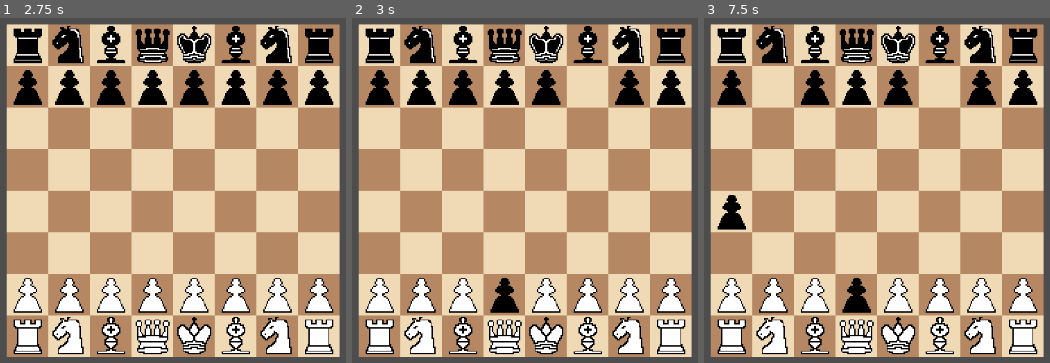
Above: before the commit, frames 1-3 (left to right).
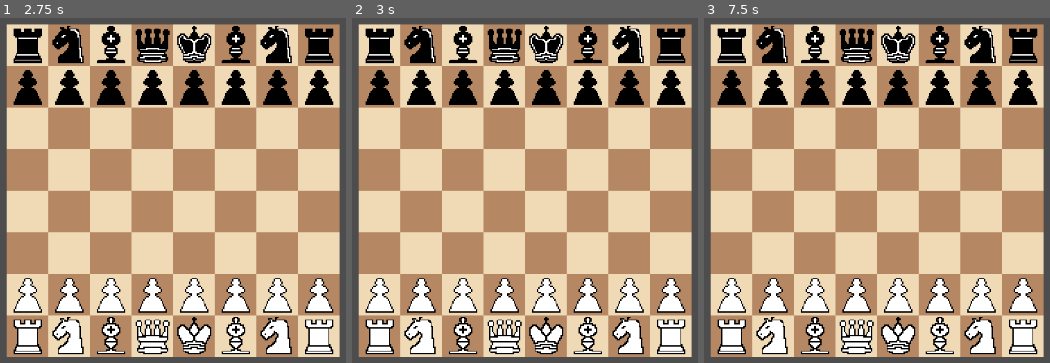
Above: after the commit, the same moments.

Repository: cl0udydev/chess-android
Game: Godot game, scene res://scenes/test.tscn
Two runs of this game, one before a commit and one after it. Both use one fixed random seed, a clock stepped at 60 frames per second and the inputs below.
Inputs (mouse positions are in pixels of both pictures, inside the frame that each line leads up to):
- Up to frame 1 (2.75 s): tap Enter at 0.5, 2 s; move the mouse to (outside the picture) at 0.52 s; click (outside the picture) at 0.67 s; tap Space at 1.25 s; move the mouse to (13, 207) at 1.27 s; click (13, 207) at 1.42 s; move the mouse to (256, 87) at 2.02 s; click (256, 87) at 2.17 s
- Up to frame 2 (3 s): tap Space at 2.75 s; move the mouse to (486, 273) at 2.77 s; click (486, 273) at 2.92 s
- Up to frame 3 (7.5 s): tap Enter at 3.5 s; move the mouse to (outside the picture) at 3.52 s; click (outside the picture) at 3.67 s; tap Space at 4.25 s; move the mouse to (outside the picture) at 4.27 s; click (outside the picture) at 4.42 s; move the mouse to (918, 183) at 5.02 s; click (918, 183) at 5.17 s; move the mouse to (759, 73) at 5.77 s; click (759, 73) at 5.92 s; move the mouse to (outside the picture) at 6.52 s; click (outside the picture) at 6.67 s; move the mouse to (717, 207) at 7.27 s; click (717, 207) at 7.42 s

Frame 1 is identical in both runs. In frame 2, 0.9% of the frame differs, in the area x 40-73%, y 15-86%; in frame 3, 2.0%, in the area x 3-73%, y 15-86%.

Commit message:
all the pieces now move according to their own rules

Diff:
--- a/icon.svg
+++ /dev/null
@@ -1 +0,0 @@
-<svg xmlns="http://www.w3.org/2000/svg" width="128" height="128"><rect width="124" height="124" x="2" y="2" fill="#363d52" stroke="#212532" stroke-width="4" rx="14"/><g fill="#fff" transform="translate(12.322 12.322)scale(.101)"><path d="M105 673v33q407 354 814 0v-33z"/><path fill="#478cbf" d="m105 673 152 14q12 1 15 14l4 67 132 10 8-61q2-11 15-15h162q13 4 15 15l8 61 132-10 4-67q3-13 15-14l152-14V427q30-39 56-81-35-59-83-108-43 20-82 47-40-37-88-64 7-51 8-102-59-28-123-42-26 43-46 89-49-7-98 0-20-46-46-89-64 14-123 42 1 51 8 102-48 27-88 64-39-27-82-47-48 49-83 108 26 42 56 81zm0 33v39c0 276 813 276 814 0v-39l-134 12-5 69q-2 10-14 13l-162 11q-12 0-16-11l-10-65H446l-10 65q-4 11-16 11l-162-11q-12-3-14-13l-5-69z"/><path d="M483 600c0 34 58 34 58 0v-86c0-34-58-34-58 0z"/><circle cx="725" cy="526" r="90"/><circle cx="299" cy="526" r="90"/></g><g fill="#414042" transform="translate(12.322 12.322)scale(.101)"><circle cx="307" cy="532" r="60"/><circle cx="717" cy="532" r="60"/></g></svg>
--- a/project.godot
+++ b/project.godot
@@ -13,7 +13,7 @@
 config/name="chess"
 run/main_scene="uid://dt48rs7036jrm"
 config/features=PackedStringArray("4.6", "Mobile")
-config/icon="res://icon.svg"
+config/icon="uid://fbhtj1sfpjd8"
 
 [global_group]
 
--- a/scripts/chess_board.gd
+++ b/scripts/chess_board.gd
@@ -20,6 +20,20 @@
 
 # global alert signal. Sent every time a piece is shifted from one grid cell to another. Allows the view layer to update and clear corresponding visual nodes.
 signal piece_moved(from_row: int, from_col: int, to_row: int, to_col: int)
+
+# chief referee method. It screens out identity moves, absent source data, friendly fire, and evaluates combined structural geometric patterns to determine basic movement legality for any selected piece.
+func is_move_valid(from_row: int, from_col: int, to_row: int, to_col: int) -> bool:
+	if from_row == to_row and from_col == to_col:
+		return false
+	var piece = get_piece_at(from_row, from_col)
+	if piece == null:
+		return false
+	var target_piece = get_piece_at(to_row, to_col)
+	if target_piece != null and target_piece.color == piece.color:
+		return false
+
+	return piece.is_geometry_valid(from_row, from_col, to_row, to_col)
+
 
 # processes the logical displacement of a piece inside the matrix. It extracts the resource data, frees the initial cell, re-assigns the target cell, and fires the movement signal.
 func move_piece(from_row: int, from_col: int, to_row: int, to_col: int) -> void:
--- a/scripts/chess_piece_data.gd
+++ b/scripts/chess_piece_data.gd
@@ -7,6 +7,7 @@
 Read it like this: first comes the comment, then what it describes
 The comments were created using a translator, so I apologize for any inaccuracies.
 """
+
 """
 This script defines the data structure for a single chess piece.
 It serves as a clean, lightweight object that stores properties without any visual logic.
@@ -23,3 +24,39 @@
 
 # exposes the piece's type to the Inspector and enforces static typing using the PieceType enum. Default is PAWN.
 @export var type: PieceType = PieceType.PAWN
+
+# validates the purely geometric capabilities of a piece based on its type. It calculates absolute coordinate deltas, unsigned vertical offsets, and employs a structural match statement to enforce distinct movement vectors for kings, rooks, pawns, knights, bishops, and queens.
+func is_geometry_valid(from_row: int, from_col: int, to_row: int, to_col: int) -> bool:
+	var dr = abs(to_row - from_row)
+	var dc = abs(to_col - from_col)
+	var row_dir = to_row - from_row
+	match type:
+		# king: moves exactly 1 square in any direction (horizontal, vertical, or diagonal).
+		PieceType.KING:
+			return dr <= 1 and dc <= 1
+		# rook: moves any number of squares along straight horizontal or vertical lines.
+		PieceType.ROOK:
+			return (dr > 0 and dc == 0) or (dr == 0 and dc > 0)
+		# pawn: moves forward by 1 square, or optionally by 2 squares if starting from its initial row rank.
+		PieceType.PAWN:
+			if color == PieceColor.WHITE:
+				var normal_move = (row_dir == -1 and dc == 0)
+				var double_move = (row_dir == -2 and dc == 0 and from_row == 6)
+				return normal_move or double_move
+
+			else:
+				var normal_move = (row_dir == 1 and dc == 0)
+				var double_move = (row_dir == 2 and dc == 0 and from_row == 1)
+				return normal_move or double_move
+		# knight: leaps in an l-shape vector consisting of 2 squares on one axis and 1 square on the other.
+		PieceType.KNIGHT:
+			return (dr == 2 and dc == 1) or (dr == 1 and dc == 2)
+		# bishop: slides diagonally across any number of squares where row and column deltas are perfectly equal.
+		PieceType.BISHOP:
+			return dr == dc
+		# queen: omnidirectional powerhouse that combines the linear movement of a rook and the diagonal movement of a bishop.
+		PieceType.QUEEN:
+			return (dr > 0 and dc == 0) or (dr == 0 and dc > 0) or (dr == dc)
+		# default: catch-all fallback branch to ensure safe return values for unregistered types.
+		_:
+			return true
--- a/scripts/chess_view.gd
+++ b/scripts/chess_view.gd
@@ -37,7 +37,7 @@
 	# safely destroys any pre-existing piece at the destination cell (handling chess captures).
 	for child in to_cell.get_children():
 		child.queue_free()
-	# setches the updated data from the Model to re-draw the piece at its new destination.
+	# fetches the updated data from the Model to re-draw the piece at its new destination.
 	var piece_data = chess_board.get_piece_at(to_row, to_col)
 	if piece_data != null:
 		_on_piece_spawned(piece_data.type, piece_data.color, to_row, to_col)
@@ -65,8 +65,10 @@
 				var from_row = selected_cell.y
 				var from_col = selected_cell.x
 				print("пытаемся совершить ход из ", from_row, ", ", from_col, " в ", row, ", ", col)
-				# Calls down to the Model to execute the logical transformation.
-				chess_board.move_piece(from_row, from_col, row, col)
+				# requests the Model to validate the move configuration before triggering physical displacement.
+				if chess_board.is_move_valid(from_row, from_col, row, col):
+					# Calls down to the Model to execute the logical transformation.
+					chess_board.move_piece(from_row, from_col, row, col)
 				# Resets the state machine back to selection mode.
 				selected_cell = Vector2i(-1, -1)
 
Binary file added: assets/icon.png
Not shown, changed: assets/icon.png.import
